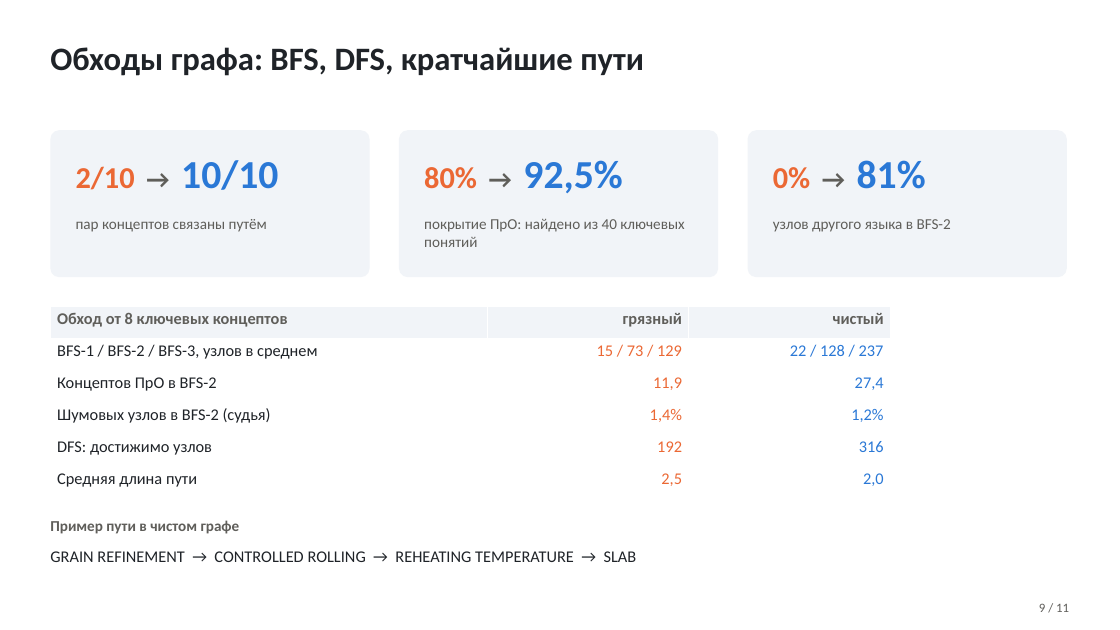
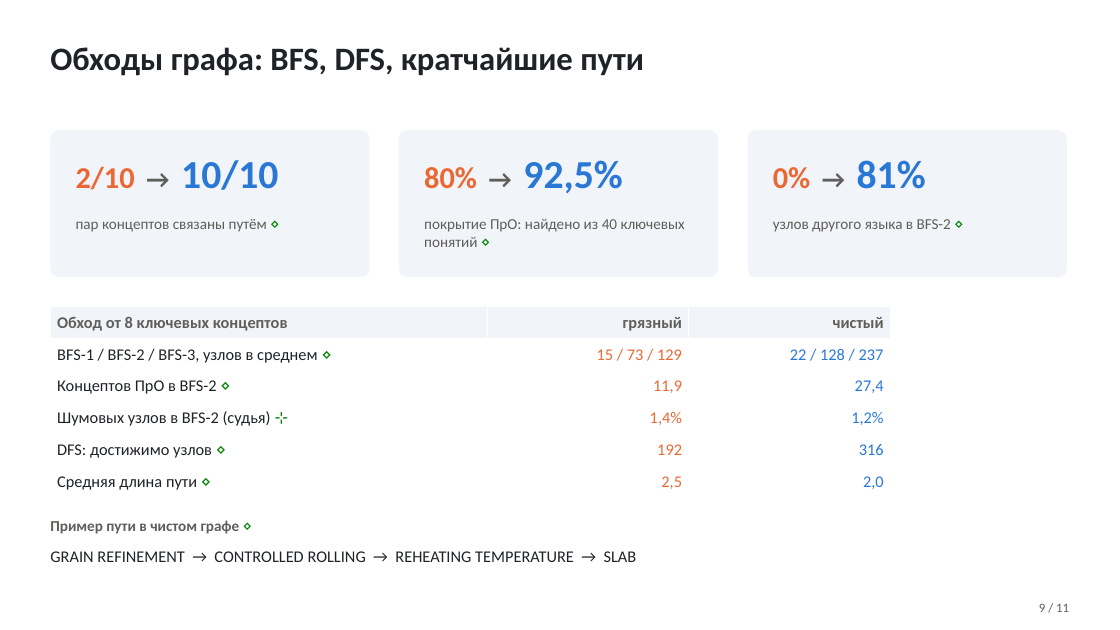
Before and after one commit to TeaDove/mam-26-1, a slide deck: slide 9 of 1-graph/lab-2/results/presentation.pptx. Drawn at 1120x630 pixels with LibreOffice and Linux fonts; fonts in the diff are those of the drawing. Boxes give left, top, right and bottom in pixels: in the first picture for what was removed or moved away, otherwise in the second. Text is boxed around its words. In the diff, an @@ line names an element or a change of style, - is before the commit and + after.

```diff
--- a/1-graph/lab-2/results/presentation.pptx
+++ b/1-graph/lab-2/results/presentation.pptx
@@ text at [76, 219, 267, 232]: text changed @@
-пар концептов связаны путём
+пар концептов связаны путём ⋄
@@ text at [424, 219, 685, 247]: text changed @@
-покрытие ПрО: найдено из 40 ключевых понятий
+покрытие ПрО: найдено из 40 ключевых понятий ⋄
@@ text at [773, 219, 951, 232]: text changed @@
-узлов другого языка в BFS-2
+узлов другого языка в BFS-2 ⋄
@@ table at [50, 307, 891, 498] @@
-row 2, column 1: BFS-1 / BFS-2 / BFS-3, узлов в среднем
+row 2, column 1: BFS-1 / BFS-2 / BFS-3, узлов в среднем ⋄
-row 3, column 1: Концептов ПрО в BFS-2
+row 3, column 1: Концептов ПрО в BFS-2 ⋄
-row 4, column 1: Шумовых узлов в BFS-2 (судья)
+row 4, column 1: Шумовых узлов в BFS-2 (судья) ⊹
-row 5, column 1: DFS: достижимо узлов
+row 5, column 1: DFS: достижимо узлов ⋄
-row 6, column 1: Средняя длина пути
+row 6, column 1: Средняя длина пути ⋄
```
Also in this commit, not shown: 8 other slides changed, 1 other file.
